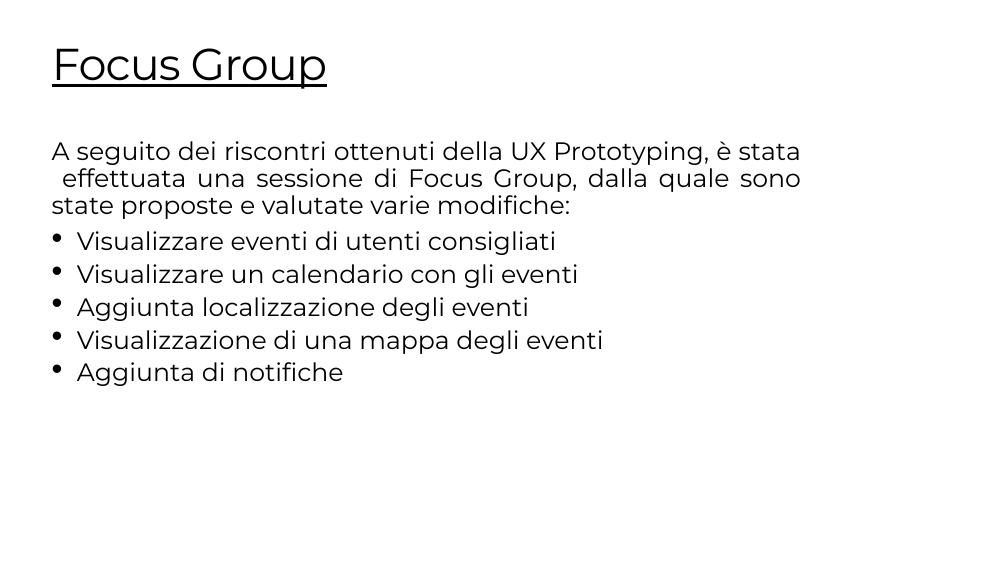
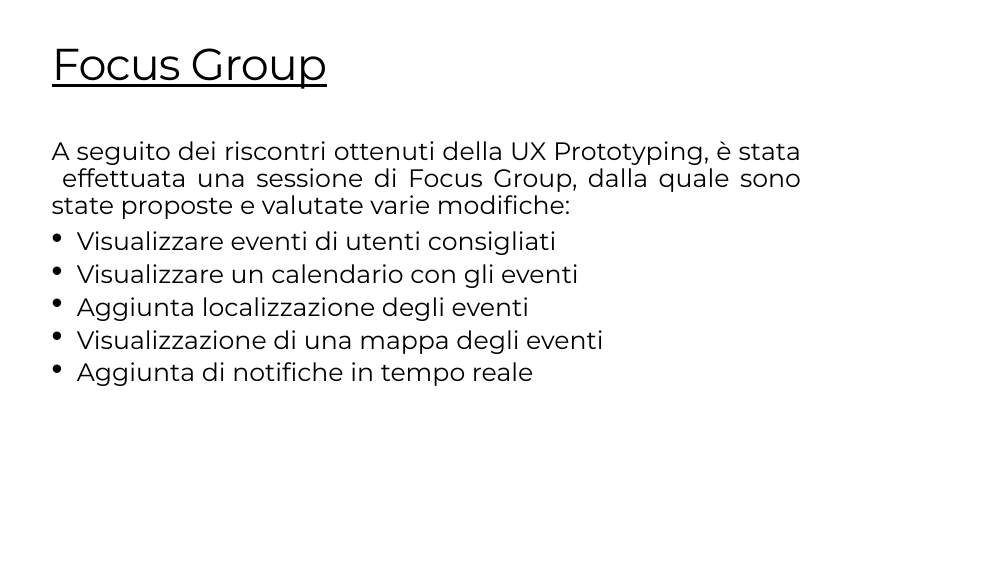
Before and after one commit to S-furi/web-dev-proj, a slide deck: slide 10 of docs/Presentazione-TW.pptx. Drawn at 1008x567 pixels with LibreOffice and Linux fonts; fonts in the diff are those of the drawing. Boxes give left, top, right and bottom in pixels: in the first picture for what was removed or moved away, otherwise in the second. Text is boxed around its words. In the diff, an @@ line names an element or a change of style, - is before the commit and + after.

```diff
--- a/docs/Presentazione-TW.pptx
+++ b/docs/Presentazione-TW.pptx
@@ text at (77, 362, 533, 386): text changed @@
-• Aggiunta di notifiche
+• Aggiunta di notifiche in tempo reale
```
Also in this commit, not shown: 2 other slides changed.
